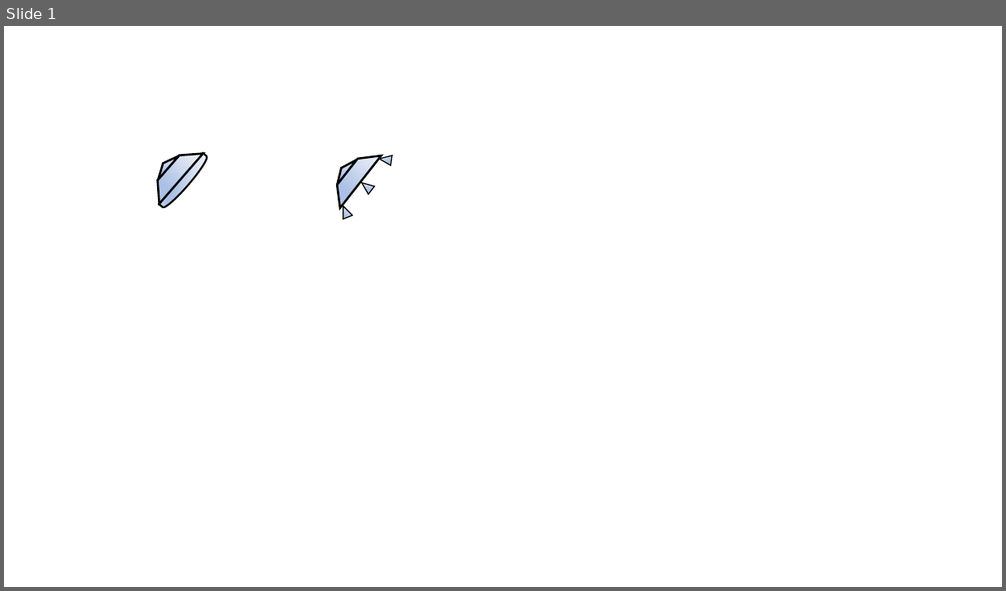
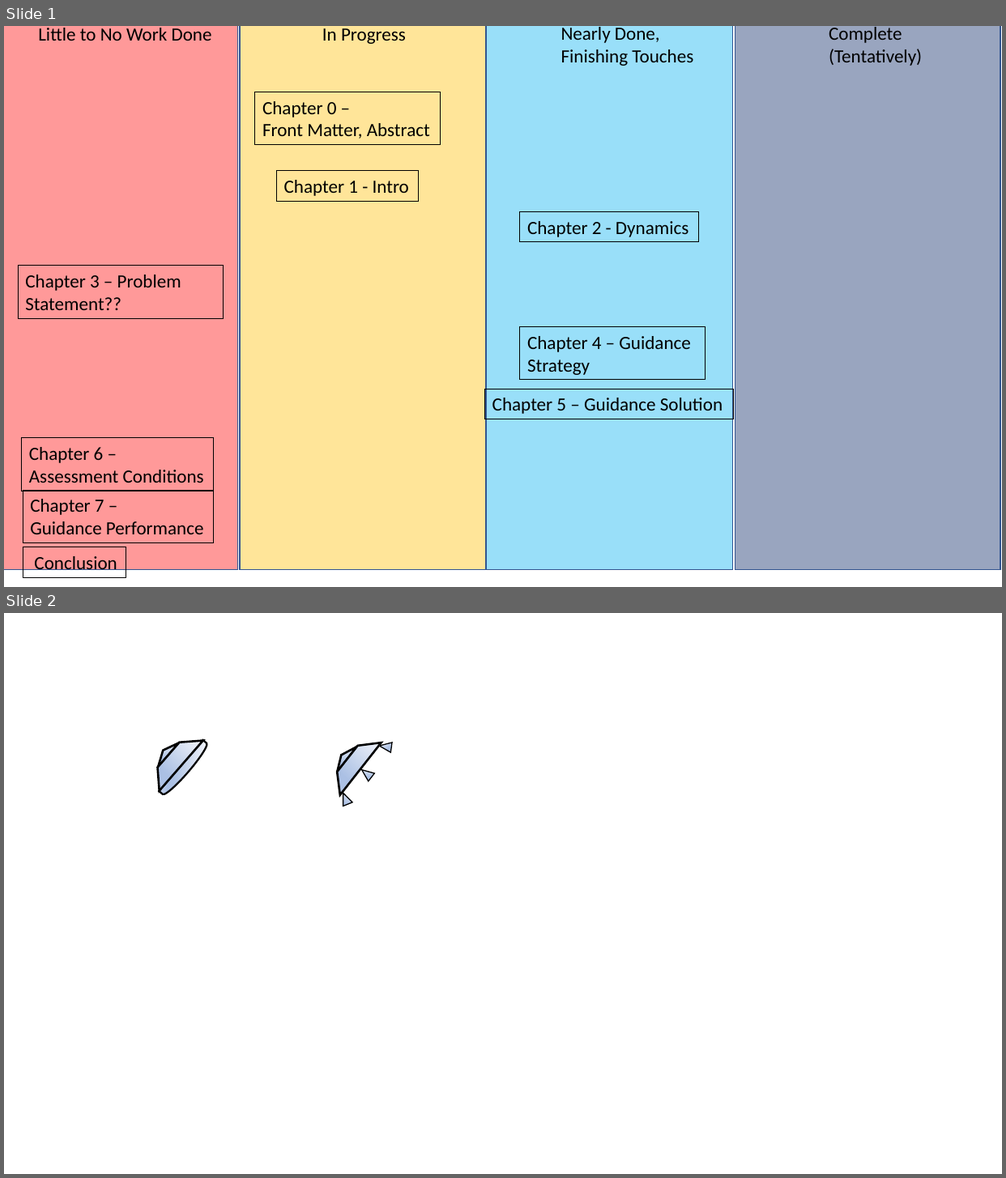
Before and after one commit to CDNoyes/EDL-Py, a slide deck: Documents/Dissertation/Figures.pptx. Shown one above the other, each under a label of ours: slide 1 before the commit, slides 1 and 2 after it. The pictures are 1006x591 and 1006x1178 pixels, drawn with LibreOffice and Linux fonts; fonts in the diff are those of the drawing. Boxes give left, top, right and bottom in pixels: in the first picture for what was removed or moved away, otherwise in the second. Text is boxed around its words. In the diff, an @@ line names an element or a change of style, - is before the commit and + after.

Commit message:
Diss update, lots of new images, entire chapters that hadn't been uploaded yet.

```diff
--- a/Documents/Dissertation/Figures.pptx
+++ b/Documents/Dissertation/Figures.pptx
@@ slide 1 added at [4, 26, 1002, 587], background #FFFFFF @@
@@ group added at [4, 26, 1001, 570]: 4 rectangles, 4 texts @@
+Little to No Work Done
+In Progress
+Nearly Done,
+Finishing Touches
+Complete
+(Tentatively)
@@ rectangle added at [256, 92, 441, 145], outline #000000 0.75 pt, 18 pt, text #000000 @@
+Chapter 0 –
+Front Matter, Abstract
@@ rectangle added at [276, 171, 418, 201], outline #000000 0.75 pt, 18 pt, text #000000 @@
+Chapter 1 - Intro
@@ rectangle added at [520, 212, 699, 242], outline #000000 0.75 pt, 18 pt, text #000000 @@
+Chapter 2 - Dynamics
@@ rectangle added at [19, 266, 224, 318], outline #000000 0.75 pt, 18 pt, text #000000 @@
+Chapter 3 – Problem Statement??
@@ rectangle added at [520, 327, 705, 380], outline #000000 0.75 pt, 18 pt, text #000000 @@
+Chapter 4 – Guidance Strategy
@@ rectangle added at [485, 389, 734, 419], outline #000000 0.75 pt, 18 pt, text #000000 @@
+Chapter 5 – Guidance Solution
@@ rectangle added at [22, 438, 215, 492], outline #000000 0.75 pt, 18 pt, text #000000 @@
+Chapter 6 –
+Assessment Conditions
@@ rectangle added at [23, 490, 214, 544], outline #000000 0.75 pt, 18 pt, text #000000 @@
+Chapter 7 –
+Guidance Performance
@@ rectangle added at [23, 548, 126, 578], outline #000000 0.75 pt, 18 pt, text #000000 @@
+Conclusion
@@ what was slide 1 is now slide 2 @@
```
Also in this commit, not shown: 1 slide changed, 2 other slides added, 34 other files.
